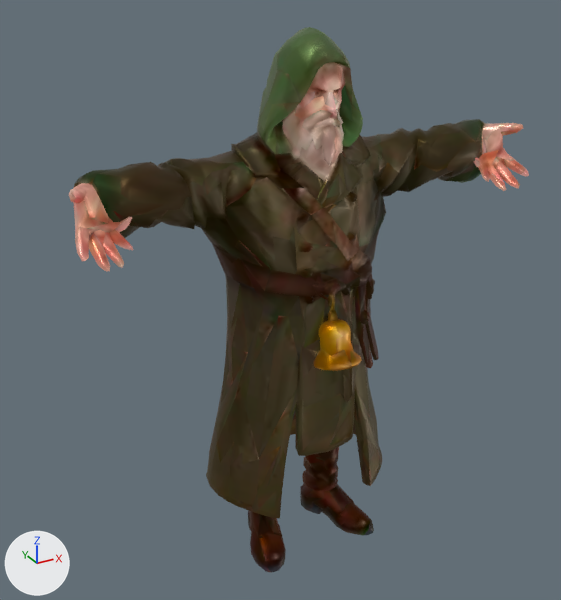
One commit to the glTF model games/briarhold/play/assets/meshy/runtime/hub-npc-bellkeeper-256.glb: the scene before it, then after it.
Before and after are seen from a 50 mm lens placed at (-1.251, -2.082, 2.069), pointed at (-0.071, 0.063, 0.996). Lighting does not change. The marker at lower left points along +X, +Y and +Z. The older version comes first. Where no turn or scale is listed for an object, it has been applied to the vertices. Vertices at exactly the same position are counted once.

The older version as bpy lines, for what is in view:
```python
me_mesh_0 = bpy.data.meshes.new('Mesh_0')
me_mesh_0.from_pydata(...)  # 4097 vertices, 8188 faces; spans x -0.79..0.79, y -0.29..0.29, z 0.0..1.86
me_mesh_0.materials.append(mat_material_1)
ob_char1 = bpy.data.objects.new('char1', me_mesh_0)
ob_char1.location = (0.0, 0.0, 0.022)
```
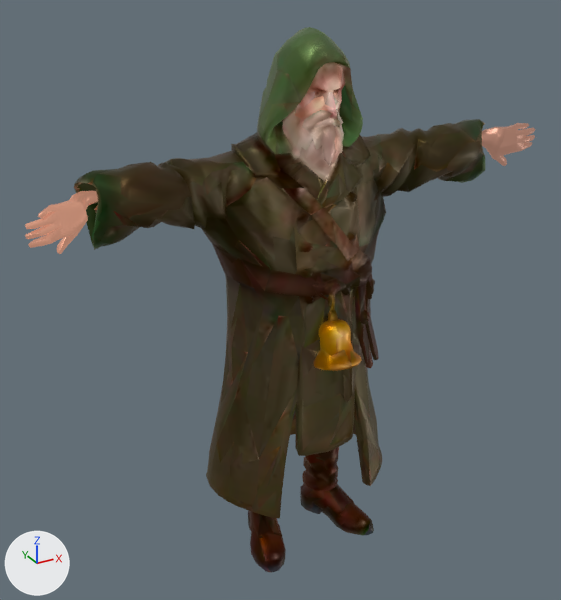
Boxes (x1, y1, x2, y2) around the edits, measured in the pictures (561 x 600 px):
'char1', reshaped (11% wider): before (69, 27, 529, 573); after (25, 27, 535, 573)
part 1 of me_mesh_0, added (brown): after (25, 191, 98, 254)
part 2 of me_mesh_0, cut back: before (474, 123, 529, 191); after (482, 123, 535, 166)
part 3 of me_mesh_0, deleted (brown): before (69, 183, 140, 271)

The change in detail:
me_mesh_0 is used by ob_char1; location (0.0, 0.0, 0.022).
me_mesh_0 had 4097 vertices, 8188 faces and spanned x -0.79..0.79, y -0.29..0.29, z 0.0..1.86.
me_mesh_0 now has 4338 vertices, 8617 faces and spans x -0.9..0.91, y -0.29..0.29, z 0.0..1.86.
me_mesh_0 part 1: a new loose piece of 238 vertices spanning x -0.9..-0.64, y -0.06..0.04, z 1.29..1.46, in mat_material_1.
me_mesh_0 part 2: 2 vertices moved from x 0.71..0.75, y -0.07..-0.06, z 1.38..1.44 to x 0.73, y -0.07..-0.05, z 1.41..1.44; 143 vertices removed from x 0.62..0.79, y -0.19..0.05, z 1.31..1.53; 290 vertices added at x 0.65..0.91, y -0.08..0.03, z 1.35..1.51.
me_mesh_0 part 3: 144 vertices removed from x -0.79..-0.61, y -0.19..0.03, z 1.29..1.5.
